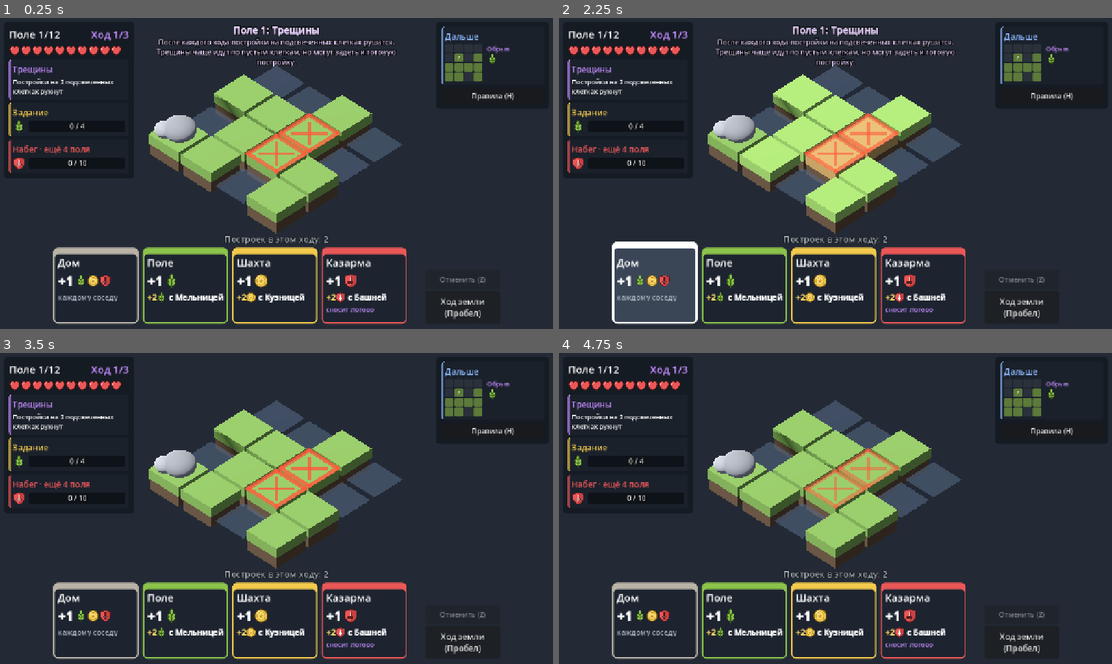
Above: before the commit, frames 1-4 (two rows, left to right).
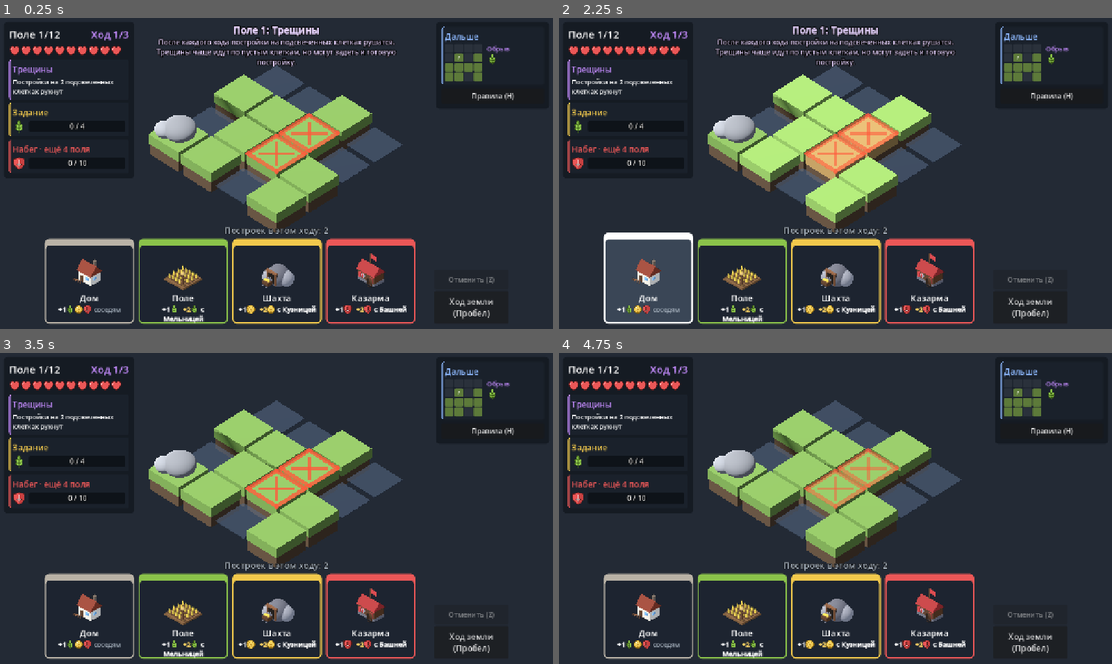
Above: after the commit, the same moments.

Repository: Klenart064/TinyBuilder
Game: Godot game, scene res://scenes/land.tscn
Same seed, same stepped clock (60 frames per second), same inputs: the game is played once before the commit and once after it.
Inputs (mouse positions are in pixels of both pictures, inside the frame that each line leads up to):
- Up to frame 1 (0.25 s): no input
- Up to frame 2 (2.25 s): click "Правила (H)" at 0.5 s; click "Скрыть правила (H)" at 1.25 s; click (653, 285) at 2.02 s
- Up to frame 3 (3.5 s): click (88, 617) at 2.77 s
- Up to frame 4 (4.75 s): click (747, 620) at 3.52 s; click (741, 617) at 4.27 s

The runs differ from the first frame. In frame 1, 8.1% of the frame differs, in the area x 8-90%, y 67-99%; in frame 2, 8.5%; in frame 3, 8.1%; in frame 4, 8.1%.

Commit message:
Узнаваемые low-poly модели зданий на острове и на картах
Поле с колосьями и пугалом, мельница с лопастями, шахта со входом и вагонеткой,
кузница с трубой и наковальней, казарма с флагом и щитом, башня с зубцами,
дом с трубой и окнами. Картинки на картах — рендер тех же моделей.

Co-Authored-By: Claude Opus 5.5 <noreply@anthropic.com>
Claude-Session: https://claude.ai/code/session_01GWFi4cmEzcqoLhgq4Ji4Ad

Diff:
--- a/data/land/cards.json
+++ b/data/land/cards.json
@@ -6,13 +6,13 @@
     "force": { "name": "Сила",   "short": "силы",   "color": "#eb5757", "icon": "res://assets/icons/force.svg" }
   },
   "objects": {
-    "field":    { "name": "Поле", "with": "с Полем",     "kind": "building", "color": "food",  "shape": "flat",  "tint": "#e3cf57", "height": 0.08 },
-    "mill":     { "name": "Мельница", "with": "с Мельницей", "kind": "building", "color": "food",  "shape": "mill",  "tint": "#c8b8a0", "height": 0.9 },
-    "mine":     { "name": "Шахта", "with": "с Шахтой",    "kind": "building", "color": "gold",  "shape": "mine",  "tint": "#6b5640", "height": 0.35 },
-    "smithy":   { "name": "Кузница", "with": "с Кузницей",  "kind": "building", "color": "gold",  "shape": "box",   "tint": "#4a4a55", "height": 0.55 },
-    "barracks": { "name": "Казарма", "with": "с Казармой",  "kind": "building", "color": "force", "shape": "box",   "tint": "#a33b3b", "height": 0.5 },
-    "tower":    { "name": "Башня", "with": "с Башней",    "kind": "building", "color": "force", "shape": "tower", "tint": "#8c8c9c", "height": 1.1 },
-    "house":    { "name": "Дом", "with": "с Домом",      "kind": "building", "color": "grey",  "shape": "house", "tint": "#d9a066", "height": 0.45 },
+    "field":    { "name": "Поле", "with": "с Полем",     "kind": "building", "color": "food",  "shape": "flat",  "tint": "#e3cf57", "height": 0.35 },
+    "mill":     { "name": "Мельница", "with": "с Мельницей", "kind": "building", "color": "food",  "shape": "mill",  "tint": "#c8b8a0", "height": 1.25 },
+    "mine":     { "name": "Шахта", "with": "с Шахтой",    "kind": "building", "color": "gold",  "shape": "mine",  "tint": "#6b5640", "height": 0.55 },
+    "smithy":   { "name": "Кузница", "with": "с Кузницей",  "kind": "building", "color": "gold",  "shape": "box",   "tint": "#4a4a55", "height": 1.05 },
+    "barracks": { "name": "Казарма", "with": "с Казармой",  "kind": "building", "color": "force", "shape": "box",   "tint": "#a33b3b", "height": 0.95 },
+    "tower":    { "name": "Башня", "with": "с Башней",    "kind": "building", "color": "force", "shape": "tower", "tint": "#8c8c9c", "height": 1.55 },
+    "house":    { "name": "Дом", "with": "с Домом",      "kind": "building", "color": "grey",  "shape": "house", "tint": "#d9a066", "height": 0.85 },
 
     "rock":     { "name": "Камень",   "kind": "obstacle", "shape": "rock",  "tint": "#6f6f6f", "height": 0.5 },
     "lake":     { "name": "Озеро",    "kind": "obstacle", "shape": "lake",  "tint": "#3f86c7", "height": 0.05, "bonus_to_neighbors": { "food": 1 } },
--- a/scripts/view/land_main.gd
+++ b/scripts/view/land_main.gd
@@ -6,6 +6,7 @@
 const LandRun = preload("res://scripts/land/land_run.gd")
 const LandField = preload("res://scripts/land/land_field.gd")
 const LandEvents = preload("res://scripts/land/land_events.gd")
+const Models = preload("res://scripts/view/models.gd")
 
 const STEP := 1.15
 const TILE_COLOR := Color("#5d7a3a")
@@ -155,6 +156,9 @@
 
 ## «Кубиковая» модель объекта по shape/tint/height из data/land/cards.json.
 func _make_object(id: String, alpha: float = 1.0, facing: int = -1) -> Node3D:
+	var model: Node3D = Models.build(id, alpha)
+	if model != null:
+		return model
 	var b: Dictionary = data.objects[id]
 	var root := Node3D.new()
 	var color := Color(b.get("tint", "#cccccc"))
@@ -345,7 +349,7 @@
 		if not f.exists[i] or not data.is_building(f.content[i]):
 			continue
 		var holder := Node3D.new()
-		holder.position = cell_pos(i) + Vector3(0, 1.15, 0)
+		holder.position = cell_pos(i) + Vector3(0, float(data.objects[f.content[i]].get("height", 0.9)) + 0.3, 0)
 		board_root.add_child(holder)
 		if i in sc["disabled"]:
 			holder.add_child(_text_badge("выкл", 30, Color("#c0c0c0")))
@@ -1168,7 +1172,7 @@
 func _card_button(i: int, id: String) -> Button:
 	var col: String = data.color_of(id)
 	var btn := Button.new()
-	btn.custom_minimum_size = Vector2(196, 176)
+	btn.custom_minimum_size = Vector2(206, 196)
 	btn.focus_mode = Control.FOCUS_NONE
 	btn.disabled = run.plays_left <= 0 or busy
 	var res_col := Color(_res_color(col))
@@ -1194,26 +1198,75 @@
 	margin.mouse_filter = Control.MOUSE_FILTER_IGNORE
 	for side in ["left", "right", "bottom"]:
 		margin.add_theme_constant_override("margin_" + side, 10)
-	margin.add_theme_constant_override("margin_top", 18)
+	margin.add_theme_constant_override("margin_top", 16)
 	btn.add_child(margin)
 	var v := VBoxContainer.new()
 	v.mouse_filter = Control.MOUSE_FILTER_IGNORE
-	v.add_theme_constant_override("separation", 4)
+	v.add_theme_constant_override("separation", 2)
 	margin.add_child(v)
-	var title := _label(data.obj_name(id), 24, Color.WHITE)
+	var pic := TextureRect.new()
+	pic.texture = _card_tex(id)
+	pic.expand_mode = TextureRect.EXPAND_IGNORE_SIZE
+	pic.stretch_mode = TextureRect.STRETCH_KEEP_ASPECT_CENTERED
+	pic.custom_minimum_size = Vector2(0, 104)
+	pic.mouse_filter = Control.MOUSE_FILTER_IGNORE
+	v.add_child(pic)
+	var title := _label(data.obj_name(id), 20, Color.WHITE)
+	title.horizontal_alignment = HORIZONTAL_ALIGNMENT_CENTER
 	v.add_child(title)
+	var t := ""
 	if col == "grey":
-		v.add_child(_rich_line("[font_size=30][b]+1[/b][/font_size] %s%s%s" % [_img("food", 28), _img("gold", 28), _img("force", 28)], 18))
-		v.add_child(_rich_line("[color=#a9b4c0]каждому соседу[/color]", 17))
+		t = "[b]+1[/b]%s%s%s [color=#a9b4c0]соседям[/color]" % [_img("food", 20), _img("gold", 20), _img("force", 20)]
 	else:
-		v.add_child(_rich_line("[font_size=30][b]+1[/b][/font_size] %s" % _img(col, 34), 18))
 		var partners := []
 		for p in data.pair_partners(id):
 			partners.append(data.objects[p].get("with", data.obj_name(p)))
-		v.add_child(_rich_line("[color=#ffd866][b]+2[/b][/color]%s [b]%s[/b]" % [_img(col, 24), ", ".join(partners)], 18))
-		if col == "force":
-			v.add_child(_rich_line("[color=#c58cff]сносит Логово[/color]", 15))
+		t = "[b]+1[/b]%s  [color=#ffd866][b]+2[/b][/color]%s [b]%s[/b]" % [_img(col, 22), _img(col, 20), ", ".join(partners)]
+	var stats := _rich_line("[center]%s[/center]" % t, 15)
+	v.add_child(stats)
 	return btn
+
+## Картинка здания для карты: модель рендерится в отдельном мире (SubViewport).
+var _card_tex_cache: Dictionary = {}
+var _card_studio: Node
+
+func _card_tex(id: String) -> Texture2D:
+	if _card_tex_cache.has(id):
+		return _card_tex_cache[id]
+	if _card_studio == null:
+		_card_studio = Node.new()
+		add_child(_card_studio)
+	var vp := SubViewport.new()
+	vp.size = Vector2i(270, 180)
+	vp.transparent_bg = true
+	vp.own_world_3d = true
+	vp.msaa_3d = Viewport.MSAA_4X
+	vp.render_target_update_mode = SubViewport.UPDATE_ALWAYS
+	_card_studio.add_child(vp)
+	var env_node := WorldEnvironment.new()
+	var env := Environment.new()
+	env.background_mode = Environment.BG_CLEAR_COLOR
+	env.ambient_light_source = Environment.AMBIENT_SOURCE_COLOR
+	env.ambient_light_color = Color(0.85, 0.9, 1.0)
+	env.ambient_light_energy = 0.7
+	env_node.environment = env
+	vp.add_child(env_node)
+	var sun := DirectionalLight3D.new()
+	sun.rotation_degrees = Vector3(-55, -30, 0)
+	sun.light_energy = 1.1
+	vp.add_child(sun)
+	var cam := Camera3D.new()
+	cam.projection = Camera3D.PROJECTION_ORTHOGONAL
+	cam.size = 1.6
+	vp.add_child(cam)
+	cam.position = Vector3(4, 4.2, 4)
+	cam.look_at(Vector3(0, 0.5, 0), Vector3.UP)
+	var model := _make_object(id)
+	vp.add_child(model)
+	var tex := vp.get_texture()
+	_card_tex_cache[id] = tex
+	return tex
+
 
 func _refresh_hint() -> void:
 	var s := ""
--- /dev/null
+++ b/scripts/view/models.gd
@@ -0,0 +1,211 @@
+## Low-poly модели зданий из примитивов Godot. Каждое здание — узнаваемый силуэт
+## и цветной акцент своего ресурса (еда — жёлто-зелёный, золото — золотой, сила — красный).
+## Используются и на острове, и для картинок на картах.
+extends RefCounted
+
+const FOOD := Color("#e8c547")
+const GOLD := Color("#f2c94c")
+const FORCE := Color("#d94545")
+const WOOD := Color("#8a5a3a")
+const WOOD_DARK := Color("#5e3d27")
+const STONE := Color("#9a9a9f")
+const STONE_DARK := Color("#6e6e75")
+const PLASTER := Color("#efe6d2")
+const ROOF := Color("#8a3b2a")
+
+var alpha := 1.0
+var root: Node3D
+
+
+static func build(id: String, alpha_: float = 1.0) -> Node3D:
+	var m = new()
+	m.alpha = alpha_
+	m.root = Node3D.new()
+	match id:
+		"field": m._field()
+		"mill": m._mill()
+		"mine": m._mine()
+		"smithy": m._smithy()
+		"barracks": m._barracks()
+		"tower": m._tower()
+		"house": m._house()
+		_: return null
+	return m.root
+
+
+# ---------------------------------------------------------------- примитивы
+
+func _mat(color: Color, glow: bool = false) -> StandardMaterial3D:
+	var m := StandardMaterial3D.new()
+	m.albedo_color = Color(color, alpha)
+	m.roughness = 0.85
+	if glow:
+		m.shading_mode = BaseMaterial3D.SHADING_MODE_UNSHADED
+	if alpha < 1.0:
+		m.transparency = BaseMaterial3D.TRANSPARENCY_ALPHA
+	return m
+
+
+func _put(mesh: Mesh, pos: Vector3, color: Color, rot: Vector3 = Vector3.ZERO, glow: bool = false, parent: Node3D = null) -> MeshInstance3D:
+	var mi := MeshInstance3D.new()
+	mi.mesh = mesh
+	mi.position = pos
+	mi.rotation_degrees = rot
+	mi.material_override = _mat(color, glow)
+	(parent if parent != null else root).add_child(mi)
+	return mi
+
+
+func box(size: Vector3, pos: Vector3, color: Color, rot: Vector3 = Vector3.ZERO, glow: bool = false) -> MeshInstance3D:
+	var m := BoxMesh.new()
+	m.size = size
+	return _put(m, pos, color, rot, glow)
+
+
+func cyl(r_top: float, r_bot: float, h: float, pos: Vector3, color: Color, segs: int = 12, rot: Vector3 = Vector3.ZERO) -> MeshInstance3D:
+	var m := CylinderMesh.new()
+	m.top_radius = r_top
+	m.bottom_radius = r_bot
+	m.height = h
+	m.radial_segments = segs
+	m.rings = 1
+	return _put(m, pos, color, rot)
+
+
+func ball(r: float, pos: Vector3, color: Color, glow: bool = false) -> MeshInstance3D:
+	var m := SphereMesh.new()
+	m.radius = r
+	m.height = r * 2
+	m.radial_segments = 10
+	m.rings = 5
+	return _put(m, pos, color, Vector3.ZERO, glow)
+
+
+## Двускатная крыша: призма вдоль оси X.
+func roof(w: float, h: float, d: float, pos: Vector3, color: Color, rot_y: float = 0.0) -> MeshInstance3D:
+	var m := PrismMesh.new()
+	m.size = Vector3(d, h, w)
+	return _put(m, pos, color, Vector3(0, 90 + rot_y, 0))
+
+
+# ---------------------------------------------------------------- здания
+
+## Поле: пашня и ряды колосьев.
+func _field() -> void:
+	box(Vector3(0.94, 0.08, 0.94), Vector3(0, 0.04, 0), Color("#7a5634"))
+	for row in 4:
+		var z := -0.33 + row * 0.22
+		box(Vector3(0.84, 0.05, 0.1), Vector3(0, 0.1, z), Color("#5e4128"))
+		for k in 5:
+			var x := -0.34 + k * 0.17
+			cyl(0.0, 0.055, 0.26, Vector3(x, 0.24, z), FOOD, 6)
+	# Пугало
+	box(Vector3(0.04, 0.5, 0.04), Vector3(0.36, 0.33, 0.36), WOOD_DARK)
+	box(Vector3(0.3, 0.04, 0.04), Vector3(0.36, 0.46, 0.36), WOOD_DARK)
+	ball(0.07, Vector3(0.36, 0.6, 0.36), Color("#d9b26a"))
+
+
+## Мельница: каменная башня, конусная крыша, четыре больших лопасти.
+func _mill() -> void:
+	cyl(0.24, 0.33, 0.85, Vector3(0, 0.425, 0), PLASTER, 10)
+	cyl(0.0, 0.32, 0.38, Vector3(0, 1.04, 0), Color("#6b8f3a"), 10)
+	box(Vector3(0.16, 0.24, 0.05), Vector3(0, 0.12, 0.32), WOOD_DARK)
+	var hub := Node3D.new()
+	hub.position = Vector3(0, 0.82, 0.3)
+	root.add_child(hub)
+	var hm := CylinderMesh.new()
+	hm.top_radius = 0.06
+	hm.bottom_radius = 0.06
+	hm.height = 0.12
+	_put(hm, Vector3.ZERO, WOOD_DARK, Vector3(90, 0, 0), false, hub)
+	for k in 4:
+		var arm := Node3D.new()
+		arm.rotation_degrees = Vector3(0, 0, 20 + k * 90)
+		hub.add_child(arm)
+		var stick := BoxMesh.new()
+		stick.size = Vector3(0.05, 0.62, 0.03)
+		_put(stick, Vector3(0, 0.33, 0.04), WOOD, Vector3.ZERO, false, arm)
+		var sail := BoxMesh.new()
+		sail.size = Vector3(0.17, 0.46, 0.015)
+		_put(sail, Vector3(0.1, 0.38, 0.05), Color("#f4ecd8"), Vector3.ZERO, false, arm)
+
+
+## Шахта: каменный холм, деревянный вход, рельсы и вагонетка с золотом.
+func _mine() -> void:
+	ball(0.42, Vector3(-0.05, 0.12, -0.12), STONE_DARK)
+	ball(0.3, Vector3(0.25, 0.08, -0.22), STONE)
+	ball(0.26, Vector3(-0.3, 0.06, 0.1), STONE)
+	box(Vector3(0.36, 0.38, 0.1), Vector3(0, 0.19, 0.22), Color("#1a1410"))
+	box(Vector3(0.06, 0.44, 0.08), Vector3(-0.2, 0.22, 0.27), WOOD)
+	box(Vector3(0.06, 0.44, 0.08), Vector3(0.2, 0.22, 0.27), WOOD)
+	box(Vector3(0.5, 0.07, 0.09), Vector3(0, 0.46, 0.27), WOOD)
+	for x in [-0.09, 0.09]:
+		box(Vector3(0.03, 0.03, 0.42), Vector3(x, 0.02, 0.45), STONE_DARK)
+	box(Vector3(0.28, 0.14, 0.2), Vector3(0, 0.12, 0.5), WOOD_DARK)
+	for k in 3:
+		ball(0.06, Vector3(-0.08 + k * 0.08, 0.22, 0.5), GOLD)
+
+
+## Кузница: каменный дом, высокая труба с огнём, наковальня у входа.
+func _smithy() -> void:
+	box(Vector3(0.7, 0.45, 0.6), Vector3(-0.05, 0.225, -0.05), STONE)
+	roof(0.7, 0.28, 0.6, Vector3(-0.05, 0.59, -0.05), Color("#3f3f48"))
+	box(Vector3(0.18, 0.75, 0.18), Vector3(0.22, 0.6, -0.2), STONE_DARK)
+	box(Vector3(0.12, 0.06, 0.12), Vector3(0.22, 1.0, -0.2), Color("#ff8a2a"), Vector3.ZERO, true)
+	box(Vector3(0.22, 0.26, 0.04), Vector3(-0.12, 0.13, 0.26), Color("#ff7a1a"), Vector3.ZERO, true)
+	# Наковальня
+	box(Vector3(0.1, 0.12, 0.08), Vector3(0.22, 0.06, 0.38), Color("#2c2c33"))
+	box(Vector3(0.24, 0.07, 0.11), Vector3(0.22, 0.155, 0.38), Color("#3a3a44"))
+	box(Vector3(0.08, 0.05, 0.08), Vector3(0.35, 0.165, 0.38), Color("#3a3a44"))
+	ball(0.05, Vector3(0.18, 0.22, 0.38), GOLD)
+
+
+## Казарма: длинный деревянный дом, щит на стене, флаг.
+func _barracks() -> void:
+	box(Vector3(0.84, 0.12, 0.52), Vector3(0, 0.06, 0), STONE_DARK)
+	box(Vector3(0.82, 0.3, 0.5), Vector3(0, 0.27, 0), WOOD_DARK)
+	roof(0.88, 0.3, 0.58, Vector3(0, 0.57, 0), Color("#a83232"))
+	box(Vector3(0.14, 0.24, 0.03), Vector3(0.12, 0.12, 0.26), Color("#2a1c12"))
+	# Щит
+	var sh := CylinderMesh.new()
+	sh.top_radius = 0.09
+	sh.bottom_radius = 0.09
+	sh.height = 0.03
+	sh.radial_segments = 8
+	_put(sh, Vector3(-0.12, 0.26, 0.26), Color("#c0c0c8"), Vector3(90, 0, 0))
+	box(Vector3(0.04, 0.12, 0.04), Vector3(-0.12, 0.26, 0.28), FORCE)
+	# Флаг на коньке крыши
+	box(Vector3(0.035, 0.5, 0.035), Vector3(0.0, 0.88, 0), WOOD_DARK)
+	box(Vector3(0.28, 0.18, 0.02), Vector3(0.15, 1.02, 0), FORCE)
+	# Знамёна на стене
+	for x in [-0.3, 0.3]:
+		box(Vector3(0.1, 0.22, 0.02), Vector3(x, 0.24, 0.26), FORCE)
+	# Копья
+	for k in 3:
+		box(Vector3(0.025, 0.42, 0.025), Vector3(0.28 + k * 0.06, 0.21, 0.36), WOOD_DARK, Vector3(0, 0, -8))
+
+
+## Башня: круглая каменная, зубцы, красный флаг.
+func _tower() -> void:
+	cyl(0.27, 0.32, 1.0, Vector3(0, 0.5, 0), STONE, 10)
+	cyl(0.34, 0.3, 0.12, Vector3(0, 1.04, 0), STONE_DARK, 10)
+	for k in 8:
+		var a := k * TAU / 8
+		box(Vector3(0.1, 0.12, 0.1), Vector3(cos(a) * 0.29, 1.16, sin(a) * 0.29), STONE_DARK, Vector3(0, -rad_to_deg(a), 0))
+	box(Vector3(0.1, 0.18, 0.03), Vector3(0, 0.6, 0.3), Color("#1a1a1f"))
+	box(Vector3(0.03, 0.45, 0.03), Vector3(0, 1.3, 0), WOOD_DARK)
+	box(Vector3(0.24, 0.14, 0.02), Vector3(0.13, 1.44, 0), FORCE)
+
+
+## Дом: белёные стены, коричневая крыша, труба, окна.
+func _house() -> void:
+	box(Vector3(0.62, 0.4, 0.5), Vector3(0, 0.2, 0), PLASTER)
+	roof(0.7, 0.34, 0.6, Vector3(0, 0.57, 0), ROOF)
+	box(Vector3(0.1, 0.3, 0.1), Vector3(0.18, 0.72, -0.08), Color("#7a6a5a"))
+	box(Vector3(0.13, 0.24, 0.03), Vector3(-0.12, 0.12, 0.26), WOOD_DARK)
+	box(Vector3(0.12, 0.11, 0.03), Vector3(0.15, 0.24, 0.26), Color("#7fb6e0"))
+	box(Vector3(0.03, 0.11, 0.11), Vector3(0.32, 0.24, 0.05), Color("#7fb6e0"))
+	# Заборчик
+	for k in 4:
+		box(Vector3(0.03, 0.12, 0.03), Vector3(-0.36 + k * 0.1, 0.06, 0.4), WOOD)
+	box(Vector3(0.34, 0.025, 0.02), Vector3(-0.21, 0.09, 0.4), WOOD)
--- a/tests/land_screenshot.gd
+++ b/tests/land_screenshot.gd
@@ -69,6 +69,12 @@
 	await _frames(5)
 	_save("land_rules.png")
 	main._toggle_rules()
+	r.hand = ["field", "mill", "mine", "barracks"]
+	main.selected = -1
+	main.hover = -1
+	main._full_refresh()
+	await _frames(8)
+	_save("land_cards2.png")
 	main._new_run(4)
 	main.toast.visible = false
 	# Ход земли с анимацией и итог поля
Binary file changed: docs/land_screenshot.png
Not shown, added: scripts/view/models.gd.uid
